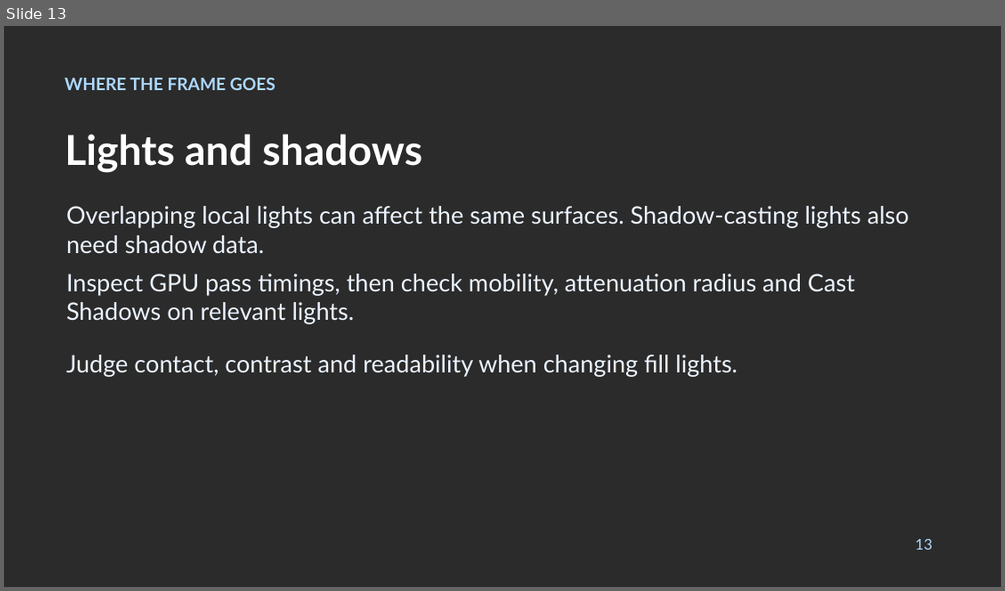
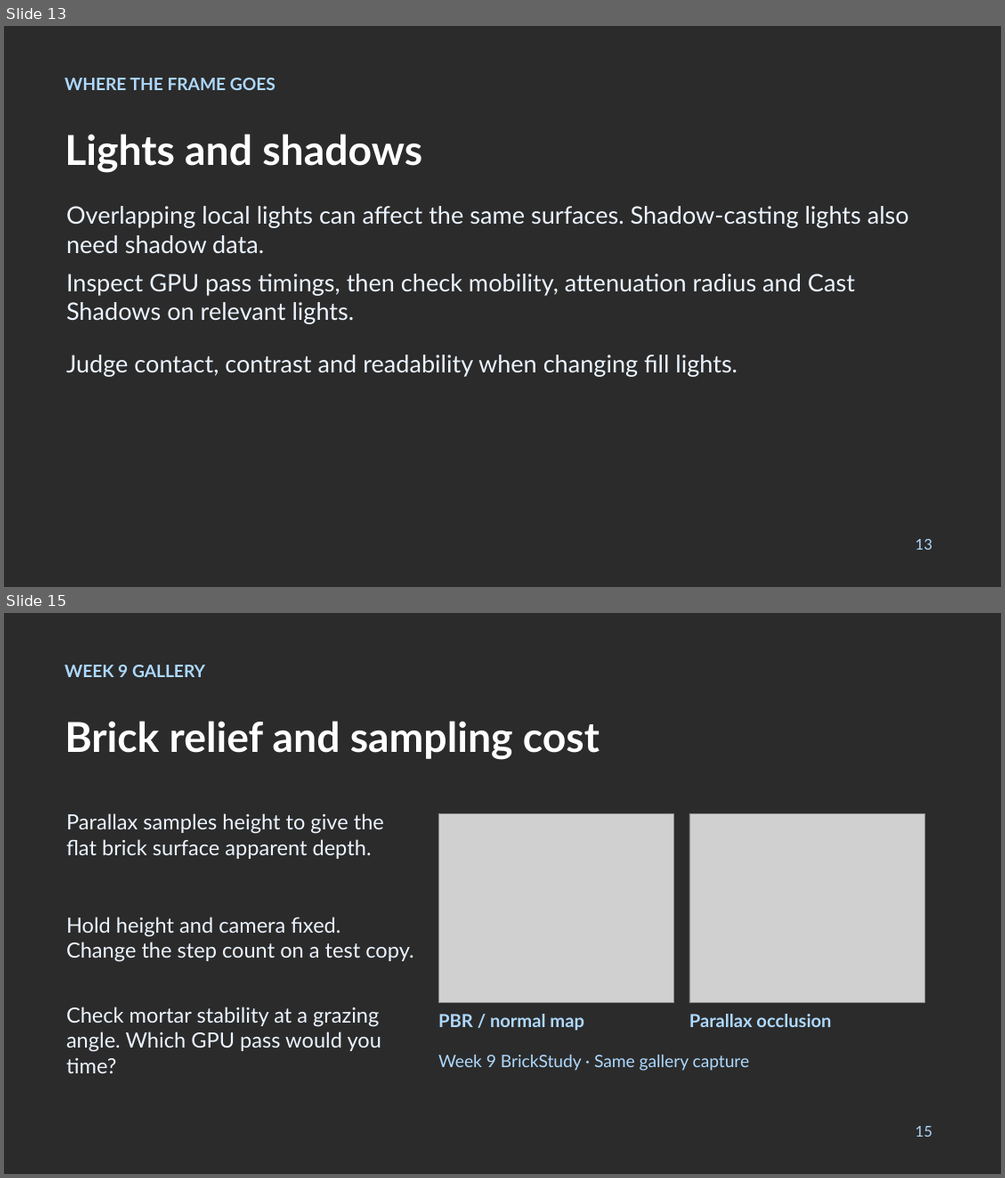
Before and after one commit to anthonymonteagudo/Week10-Profiling, a slide deck: Week10-Slides.pptx. Shown one above the other, each under a label of ours: slide 13 before the commit, slides 13 and 15 after it; the slides between them are not shown. The pictures are 1005x591 and 1005x1178 pixels, drawn with LibreOffice and Linux fonts; fonts in the diff are those of the drawing; grey boxes stand for pictures; background and template pictures are left out; a plain dark background stands for a picture behind light text. Boxes give left, top, right and bottom in pixels: in the first picture for what was removed or moved away, otherwise in the second. Text is boxed around its words. In the diff, an @@ line names an element or a change of style, - is before the commit and + after.

Commit message:
Align Week 10 assessment and add the brick profiling exercise

```diff
--- a/Week10-Slides.pptx
+++ b/Week10-Slides.pptx
@@ slide 15 added at [4, 613, 1001, 1174], background picture (left out) @@
@@ text added at [65, 665, 205, 677], 16.5 pt, text #AED9FF, bold @@
+WEEK 9 GALLERY
@@ text added at [65, 721, 599, 760], 39.8 pt, text #FFFFFF, bold @@
+Brick relief and sampling cost
@@ text added at [66, 813, 384, 859], 20.2 pt, text #ECF4FF @@
+Parallax samples height to give the flat brick surface apparent depth.
@@ picture added at [438, 814, 674, 1003] @@
@@ picture added at [689, 814, 925, 1003] @@
@@ text added at [66, 916, 413, 962], 20.2 pt, text #ECF4FF @@
+Hold height and camera fixed. Change the step count on a test copy.
@@ text added at [66, 1006, 381, 1073], 20.2 pt, text #ECF4FF @@
+Check mortar stability at a grazing angle. Which GPU pass would you time?
@@ text added at [438, 1013, 584, 1030], 17.2 pt, text #AED9FF, bold @@
+PBR / normal map
@@ text added at [689, 1013, 831, 1027], 17.2 pt, text #AED9FF, bold @@
+Parallax occlusion
@@ text added at [438, 1054, 750, 1070], 16.5 pt, text #AED9FF @@
+Week 9 BrickStudy · Same gallery capture
@@ text added at [915, 1126, 932, 1136], 14.2 pt, text #AED9FF @@
+15
```
Also in this commit, not shown: 3 slides changed, 1 slide removed, 2 other files.
